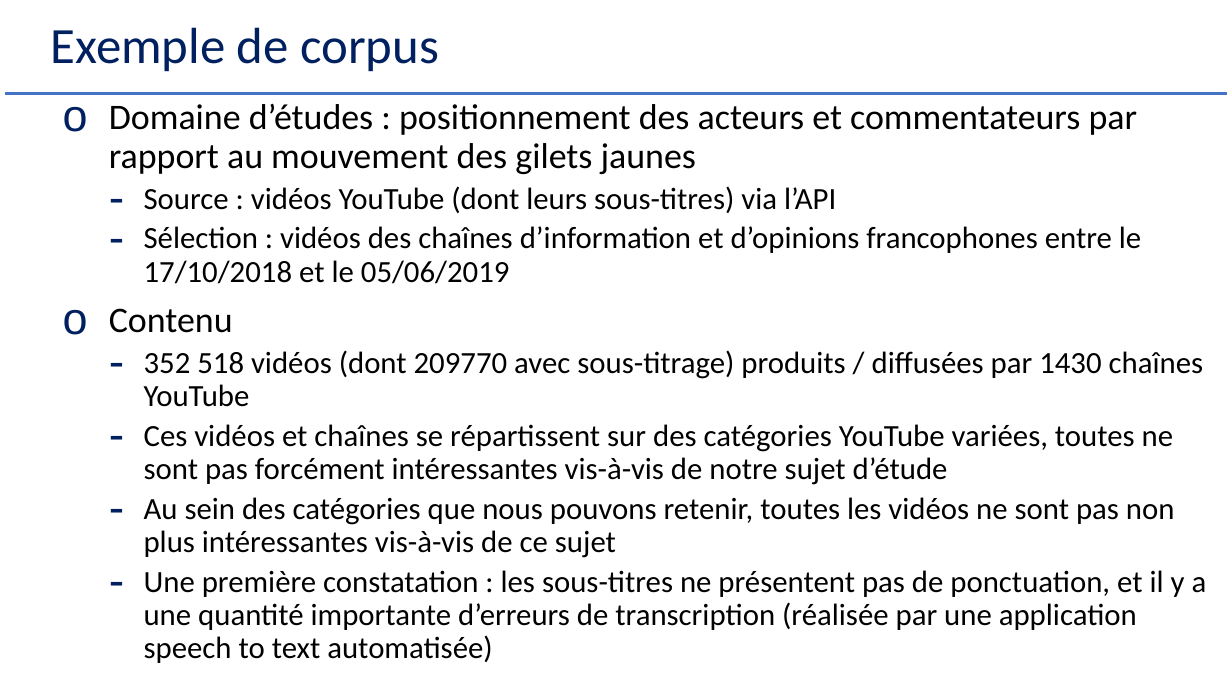
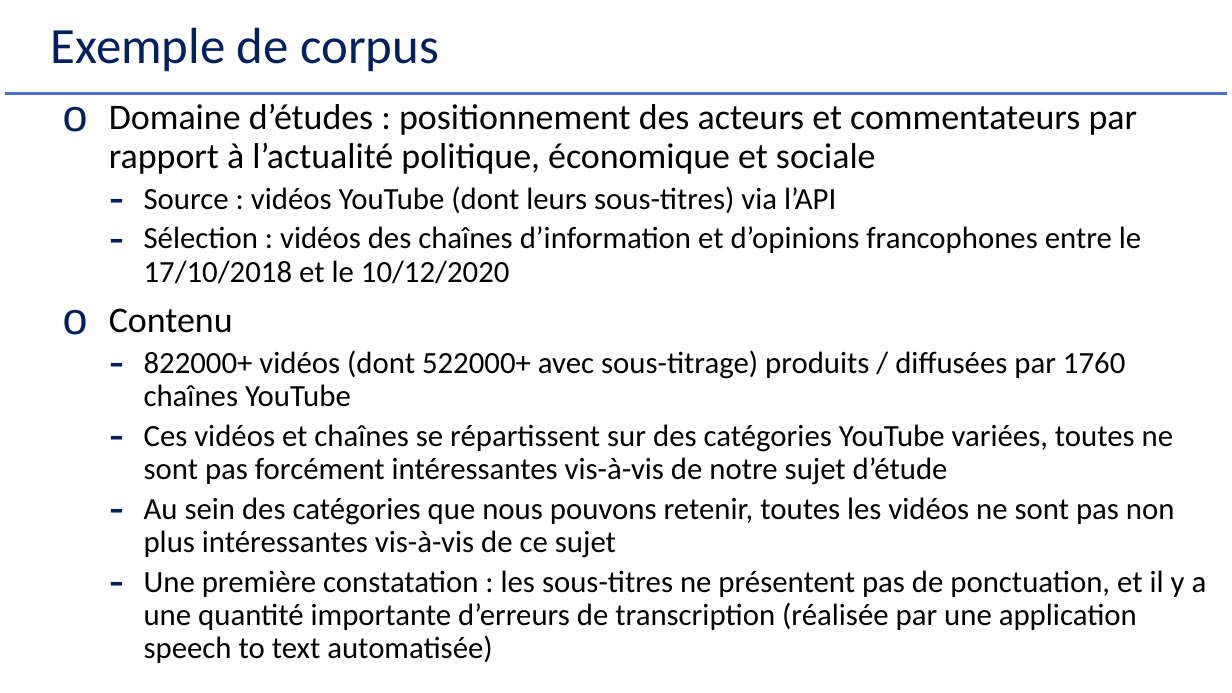
Before and after one commit to Herve-Guerin/cours-NLP-Gustave-Eiffel, a slide deck: slide 48 of Slides/NLP et Analyse Textuelle V2 - 1.pptx. Drawn at 1232x693 pixels with LibreOffice and Linux fonts; fonts in the diff are those of the drawing. Boxes give left, top, right and bottom in pixels: in the first picture for what was removed or moved away, otherwise in the second. Text is boxed around its words. In the diff, an @@ line names an element or a change of style, - is before the commit and + after.

```diff
--- a/Slides/NLP et Analyse Textuelle V2 - 1.pptx
+++ b/Slides/NLP et Analyse Textuelle V2 - 1.pptx
@@ text at (109,103,1138,174): text changed @@
-o Domaine d’études : positionnement des acteurs et commentateurs par rapport au mouvement des gilets jaunes
+o Domaine d’études : positionnement des acteurs et commentateurs par rapport à l’actualité politique, économique et sociale
@@ text at (144,226,1141,284): text changed @@
-  – Sélection : vidéos des chaînes d’information et d’opinions francophones entre le 17/10/2018 et le 05/06/2019
+  – Sélection : vidéos des chaînes d’information et d’opinions francophones entre le 17/10/2018 et le 10/12/2020
@@ text at (144,350,1125,407): text changed @@
-  – 352 518 vidéos (dont 209770 avec sous-titrage) produits / diffusées par 1430 chaînes YouTube
+  – 822000+ vidéos (dont 522000+ avec sous-titrage) produits / diffusées par 1760 chaînes YouTube
```
Also in this commit, not shown: 35 other slides changed, 2 slides added, 2 other files.
